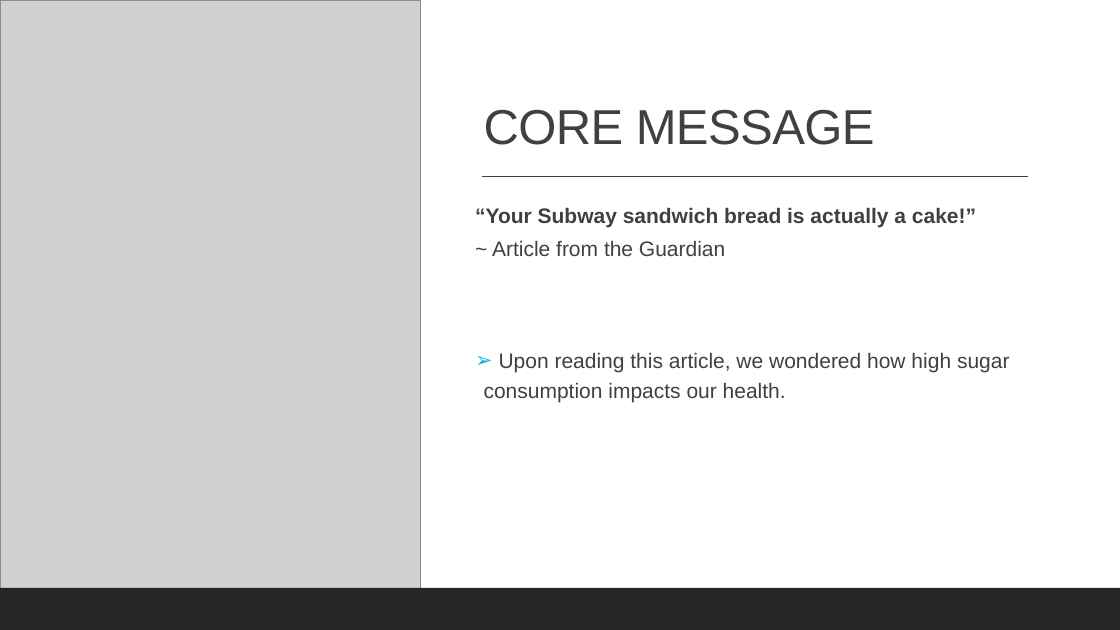
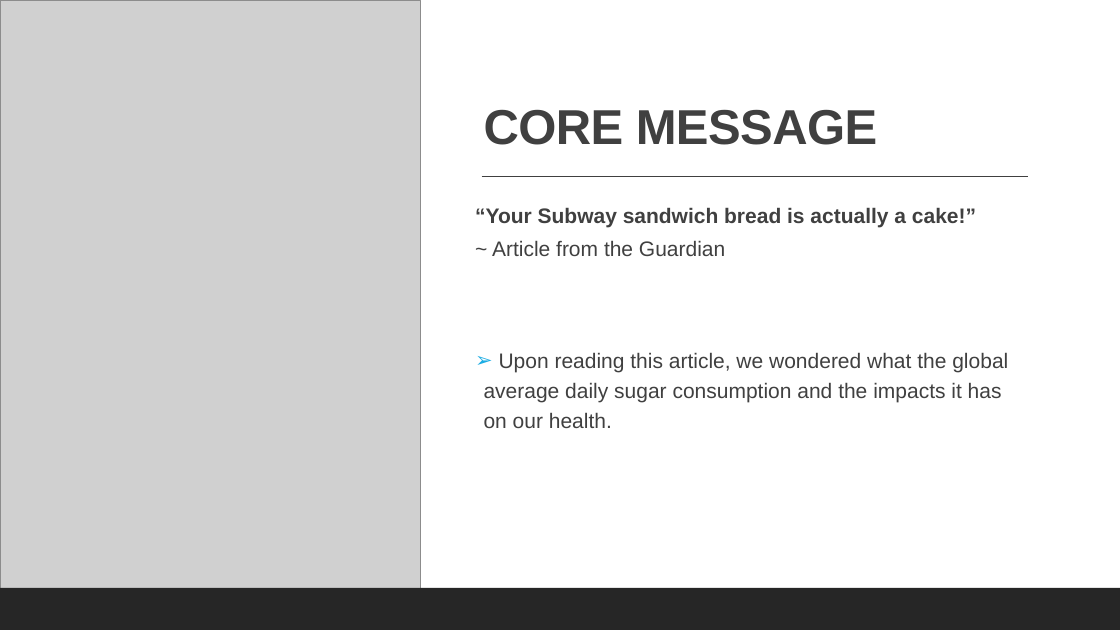
Before and after one commit to cbeachey/project1_influencers, a slide deck: slide 5 of Effects of Sugar Consumption.pptx. Drawn at 1120x630 pixels with LibreOffice and Linux fonts; fonts in the diff are those of the drawing; grey boxes stand for pictures. Boxes give left, top, right and bottom in pixels: in the first picture for what was removed or moved away, otherwise in the second. Text is boxed around its words. In the diff, an @@ line names an element or a change of style, - is before the commit and + after.

```diff
--- a/Effects of Sugar Consumption.pptx
+++ b/Effects of Sugar Consumption.pptx
@@ title "CORE MESSAGE" at bbox=[484, 110, 877, 145]: bold on @@
@@ text at bbox=[484, 352, 1008, 428]: text changed @@
-➢ Upon reading this article, we wondered how high sugar consumption impacts our health.
+➢ Upon reading this article, we wondered what the global average daily sugar consumption and the impacts it has on our health.
```
Also in this commit, not shown: 8 other slides changed, 1 slide added, 1 slide removed.
